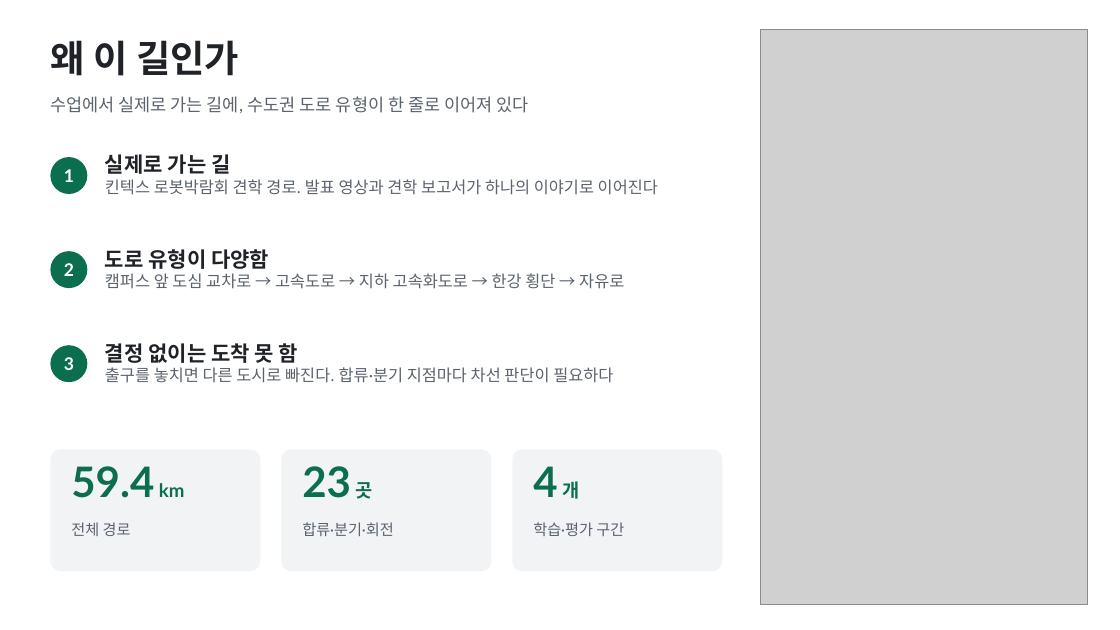
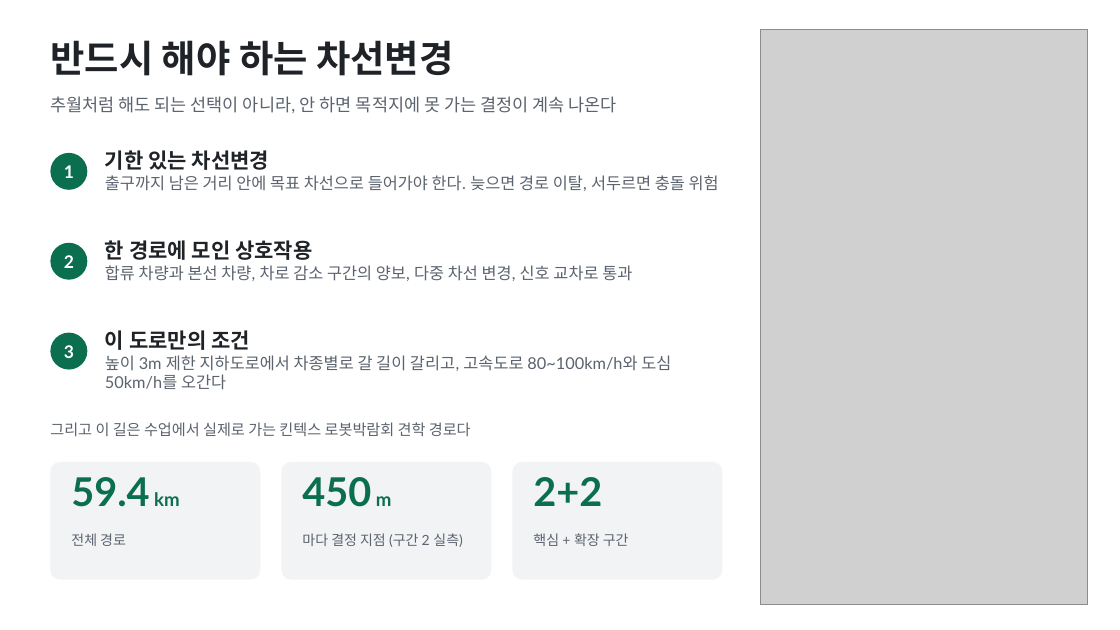
Before and after one commit to heerohyoon/skku-kintex-av, a slide deck: slide 2 of presentation/midterm_draft.pptx. Drawn at 1120x630 pixels with LibreOffice and Linux fonts; fonts in the diff are those of the drawing; grey boxes stand for pictures. Boxes give left, top, right and bottom in pixels: in the first picture for what was removed or moved away, otherwise in the second. Text is boxed around its words. In the diff, an @@ line names an element or a change of style, - is before the commit and + after.

Commit message:
방향 수정: 핵심 2구간 + 확장 2구간, 기본 데이터 유지 + 기준별 추가 항목

```diff
--- a/presentation/midterm_draft.pptx
+++ b/presentation/midterm_draft.pptx
@@ text at <box>50,40,453,76</box>: text changed @@
-왜 이 길인가
+반드시 해야 하는 차선변경
@@ text at <box>50,96,617,113</box>: text changed @@
-수업에서 실제로 가는 길에, 수도권 도로 유형이 한 줄로 이어져 있다
+추월처럼 해도 되는 선택이 아니라, 안 하면 목적지에 못 가는 결정이 계속 나온다
@@ ellipse "1": place and size @@
-ellipse "1" at <box>50,157,87,194</box>
+ellipse "1" at <box>50,153,87,190</box>
@@ text at <box>105,150,719,191</box>: text changed @@
-실제로 가는 길
-킨텍스 로봇박람회 견학 경로. 발표 영상과 견학 보고서가 하나의 이야기로 이어진다
+기한 있는 차선변경
+출구까지 남은 거리 안에 목표 차선으로 들어가야 한다. 늦으면 경로 이탈, 서두르면 충돌 위험
@@ ellipse "2": place and size @@
-ellipse "2" at <box>50,251,87,288</box>
+ellipse "2" at <box>50,243,87,280</box>
@@ text at <box>105,240,632,281</box>: text changed @@
-도로 유형이 다양함
-캠퍼스 앞 도심 교차로 → 고속도로 → 지하 고속화도로 → 한강 횡단 → 자유로
+한 경로에 모인 상호작용
+합류 차량과 본선 차량, 차로 감소 구간의 양보, 다중 차선 변경, 신호 교차로 통과
@@ ellipse "3": place and size @@
-ellipse "3" at <box>50,345,87,382</box>
+ellipse "3" at <box>50,333,87,370</box>
@@ text at <box>105,330,671,390</box>: text changed @@
-결정 없이는 도착 못 함
-출구를 놓치면 다른 도시로 빠진다. 합류·분기 지점마다 차선 판단이 필요하다
+이 도로만의 조건
+높이 3m 제한 지하도로에서 차종별로 갈 길이 갈리고, 고속도로 80~100km/h와 도심 50km/h를 오간다
@@ text added at <box>50,422,471,436</box>, 13 pt, text #5B636E @@
+그리고 이 길은 수업에서 실제로 가는 킨텍스 로봇박람회 견학 경로다
@@ text "59.4 km": place and size @@
-text "59.4 km" at <box>71,466,185,498</box>
+text "59.4 km" at <box>71,477,180,507</box>
@@ text "59.4 km" at <box>71,477,180,507</box>: size 36 to 34 pt in "59.4" @@
@@ text at <box>302,477,392,507</box>: text changed; size 13 to 34 pt; text colour #5B636E to #0B6E4F; bold on @@
-합류·분기·회전
+450 m
@@ text removed at <box>302,466,373,499</box> @@
-23 곳
@@ 3 rounded rectangles: place and size @@
-3 rounded rectangles at <box>50,450,723,571</box>
+3 rounded rectangles at <box>50,462,723,580</box>
@@ text at <box>533,477,602,506</box>: text changed; size 13 to 34 pt; text colour #5B636E to #0B6E4F; bold on @@
-학습·평가 구간
+2+2
@@ text removed at <box>533,466,579,499</box> @@
-4 개
@@ text "전체 경로": place and size @@
-text "전체 경로" at <box>71,522,131,536</box>
+text "전체 경로" at <box>71,533,126,546</box>
@@ text "전체 경로" at <box>71,533,126,546</box>: size 13 to 12 pt @@
@@ text added at <box>302,533,462,547</box>, 12 pt, text #5B636E @@
+마다 결정 지점 (구간 2 실측)
@@ text added at <box>533,533,629,546</box>, 12 pt, text #5B636E @@
+핵심 + 확장 구간
```
Also in this commit, not shown: 4 other slides changed, 3 other files.
